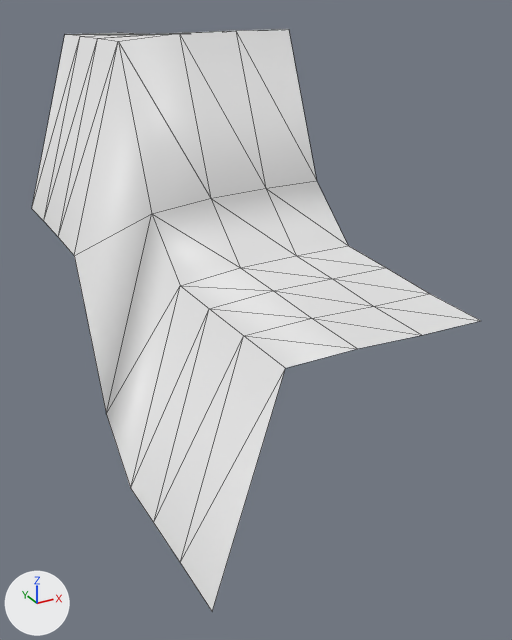
Renders of the OBJ model models/areas/fort/sand_2_-1.obj from each side of a commit.
Before and after are seen from a 50 mm camera at (36.5, -16.7, 19.0) aimed at (50.6, 9.0, 6.2). Arrows for +X, +Y and +Z are at lower left; the lights stay in place. The older version comes first. Mesh edges are drawn as thin lines. Where no turn or scale is listed for an object, it has been applied to the vertices. Vertices at exactly the same position are counted once.

The first picture shows 'sand_2_-1'.
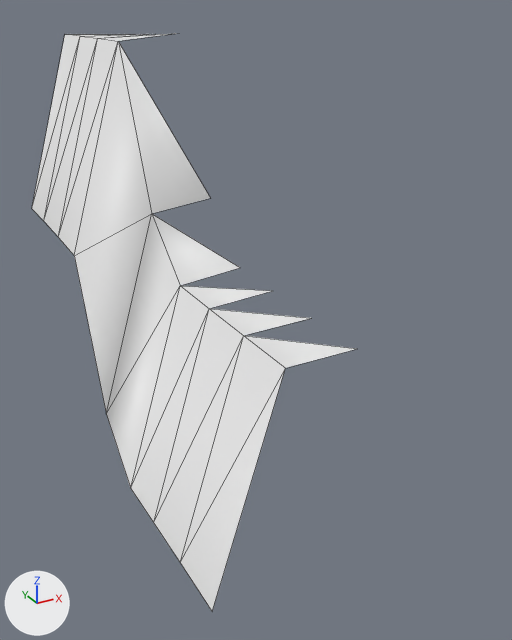
Where the change shows, as pixel boxes (x1, y1, x2, y2) in the pictures (512 x 640 px):
'sand_2_-1', reshaped (28% narrower): before (32, 29, 481, 611); after (32, 33, 355, 611)
part 1 of me_sand_2__1, deleted: before (96, 29, 481, 349)

The change, as a diff of the scene's bpy script:
```diff
--- a/models/areas/fort/sand_2_-1.obj.py
+++ b/models/areas/fort/sand_2_-1.obj.py
@@ me_sand_2__1 @@
 # used by ob_sand_2__1; location = (0.0, 0.0, 0.0)
-me_sand_2__1.from_pydata(...)  # 45 vertices, 64 faces; spans x 44.0..55.0, y 0.0..22.0, z -0.1..18.2
+me_sand_2__1.from_pydata(...)  # 26 vertices, 24 faces; spans x 44.0..49.5, y 0.0..22.0, z -0.1..18.1
+# me_sand_2__1 part 1
+# 19 vertices are removed from x 49.5..55.0, y 0.0..22.0, z 8.7..18.2
+# 40 faces are deleted
```
